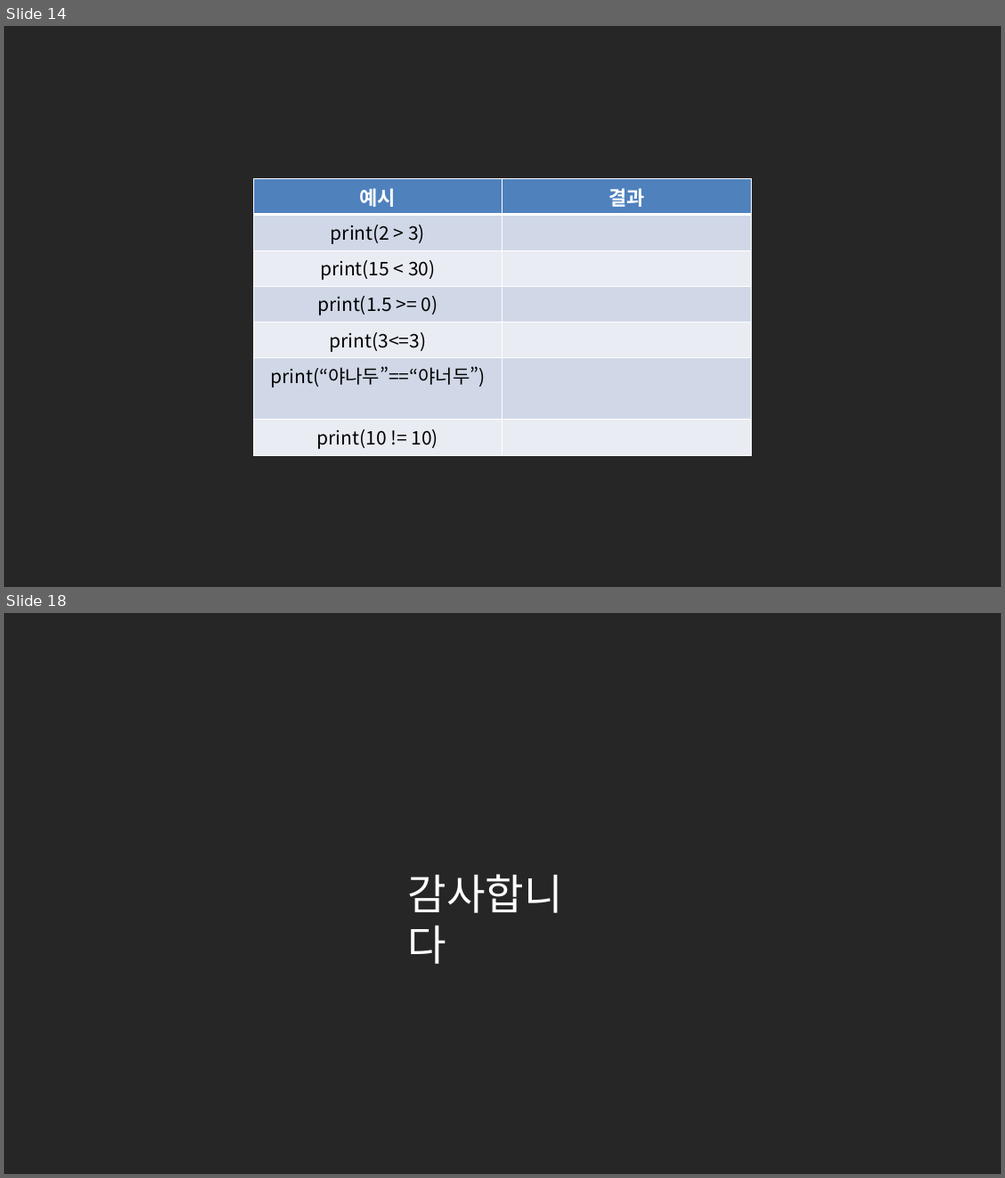
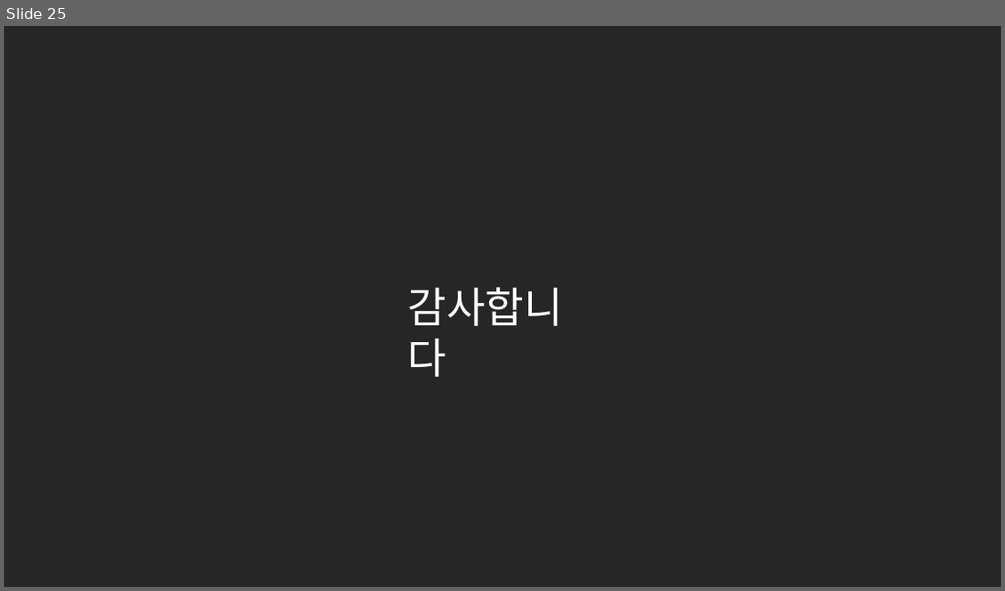
Before and after one commit to kwonkijun/python, a slide deck: 파이썬기초(PPT)/NEW_2021버전/파이썬 기초 8강_반복문.pptx. Shown one above the other, each under a label of ours: slides 14 and 18 before the commit, slide 25 after it; the slides between them are not shown. The pictures are 1005x1178 and 1005x591 pixels, drawn with LibreOffice and Linux fonts; fonts in the diff are those of the drawing. Boxes give left, top, right and bottom in pixels: in the first picture for what was removed or moved away, otherwise in the second. Text is boxed around its words. In the diff, an @@ line names an element or a change of style, - is before the commit and + after.

```diff
--- a/파이썬기초(PPT)/NEW_2021버전/파이썬 기초 8강_반복문.pptx
+++ b/파이썬기초(PPT)/NEW_2021버전/파이썬 기초 8강_반복문.pptx
@@ slide 14 removed at box(4, 26, 1001, 587), background #262626 @@
@@ table removed at box(253, 178, 751, 452), 7 rows, 2 columns @@
-예시 | 결과
-print(2 > 3) | 
-print(15 < 30) | 
-print(1.5 >= 0) | 
-print(3<=3) | 
-print(“야나두”==“야너두”) | 
-print(10 != 10) | 
@@ what was slide 18 is now slide 25 @@
```
Also in this commit, not shown: 23 slides added, 15 other slides removed, 6 other files.
